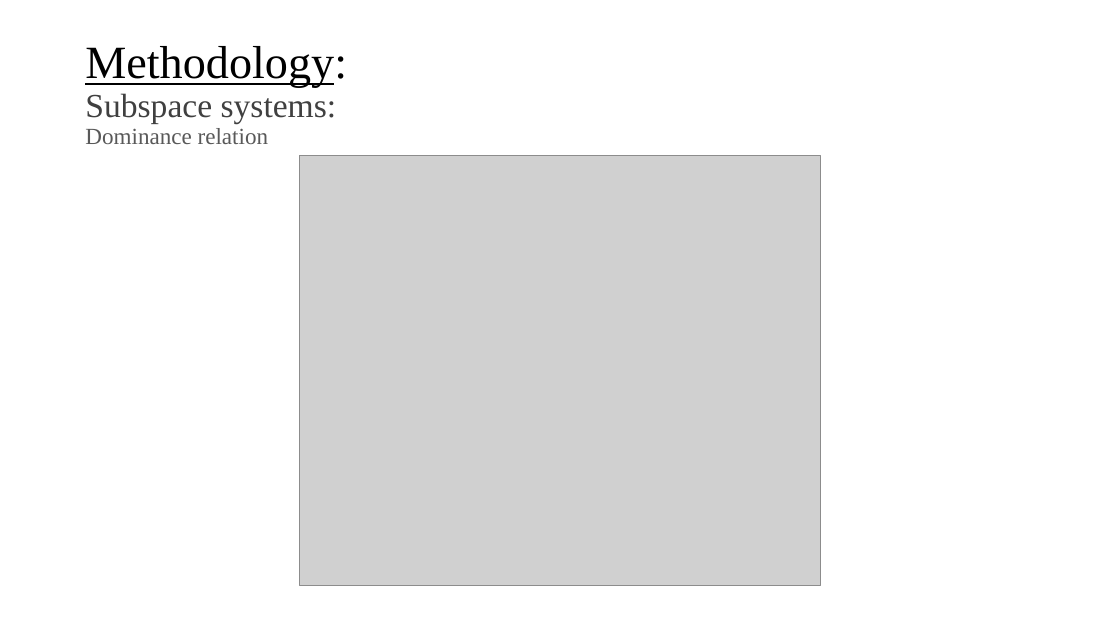
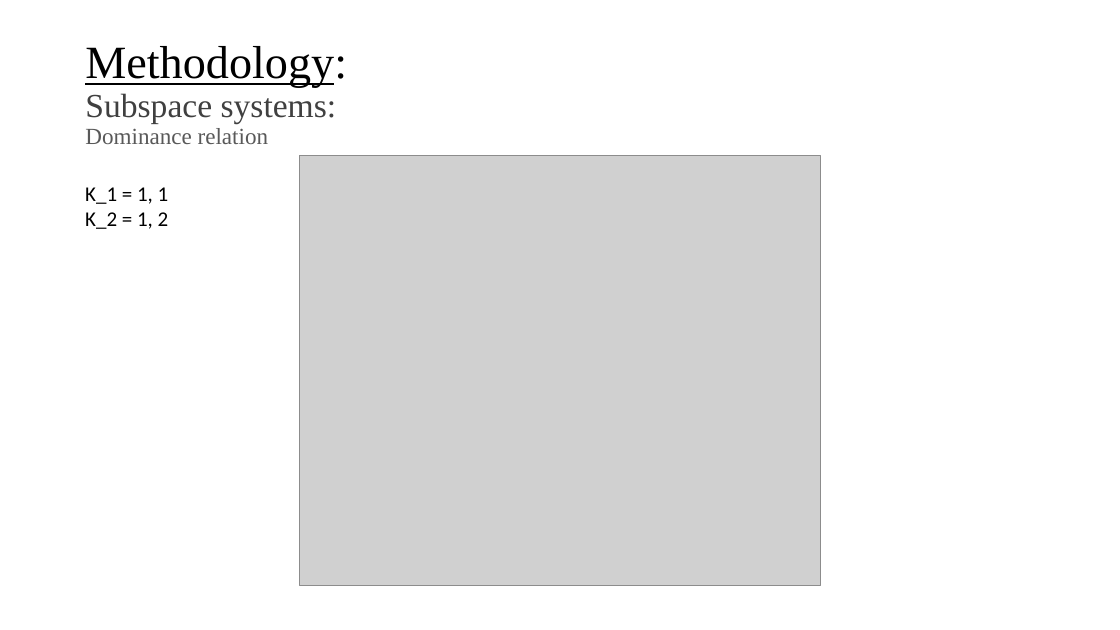
Before and after one commit to itsatefe/Evolutionary-Computing, a slide deck: slide 6 of Final Project/Document/Presentation.pptx. Drawn at 1120x630 pixels with LibreOffice and Linux fonts; fonts in the diff are those of the drawing; grey boxes stand for pictures. Boxes give left, top, right and bottom in pixels: in the first picture for what was removed or moved away, otherwise in the second. Text is boxed around its words. In the diff, an @@ line names an element or a change of style, - is before the commit and + after.

```diff
--- a/Final Project/Document/Presentation.pptx
+++ b/Final Project/Document/Presentation.pptx
@@ text added at (85, 187, 169, 229), 18 pt, text #000000 @@
+K_1 = 1, 1
+K_2 = 1, 2
```
Also in this commit, not shown: 6 other slides changed, 7 other files.
